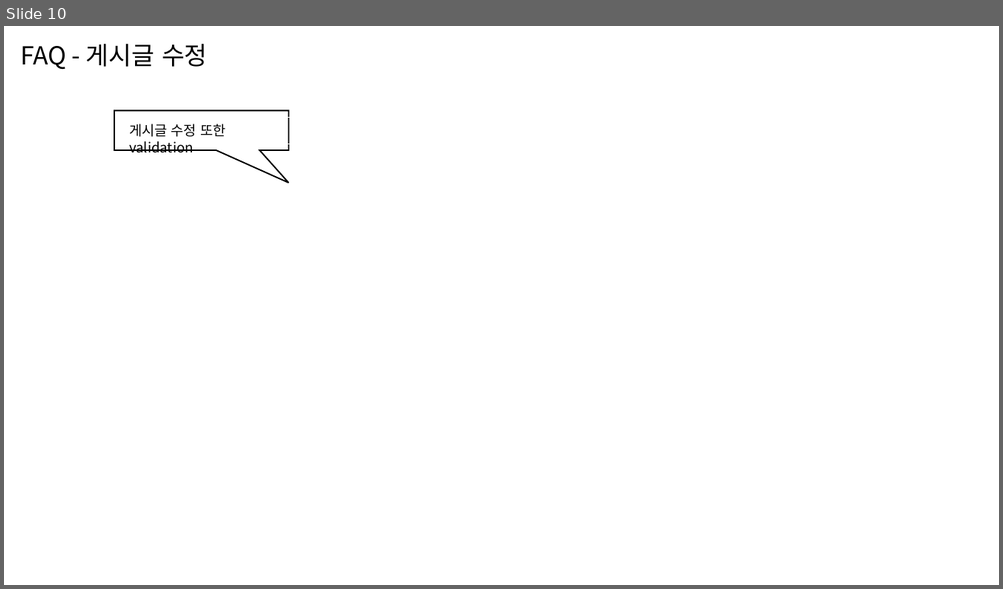
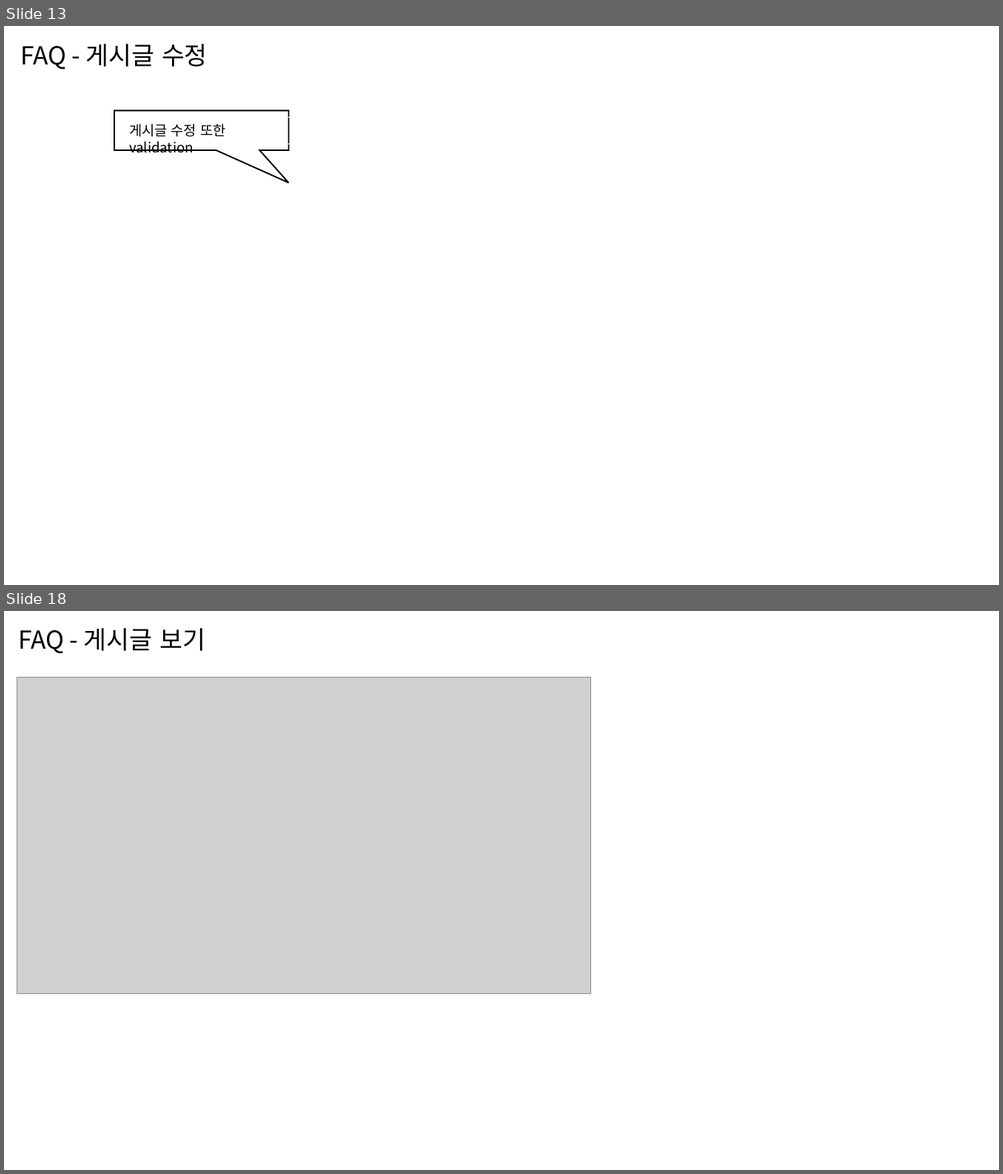
Before and after one commit to sksskdf/Spring_Projects-Java, a slide deck: demo/스마트 휴먼케어.pptx. Shown one above the other, each under a label of ours: slide 10 before the commit, slides 13 and 18 after it; the slides between them are not shown. The pictures are 1003x589 and 1003x1174 pixels, drawn with LibreOffice and Linux fonts; fonts in the diff are those of the drawing; grey boxes stand for pictures; background and template pictures are left out. Boxes give left, top, right and bottom in pixels: in the first picture for what was removed or moved away, otherwise in the second. Text is boxed around its words. In the diff, an @@ line names an element or a change of style, - is before the commit and + after.

```diff
--- a/demo/스마트 휴먼케어.pptx
+++ b/demo/스마트 휴먼케어.pptx
@@ slide 18 added at (4,611,999,1170), background #FFFFFF @@
@@ rectangle added at (8,620,216,661), outline #FFFFFF 0 pt, 18 pt, text #000000 @@
+FAQ - 게시글 보기
@@ picture added at (17,678,591,995) @@
@@ what was slide 10 is now slide 13 @@
```
Also in this commit, not shown: 6 slides changed, 8 other slides added, 3 other files.
